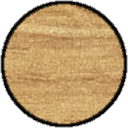
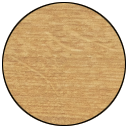
Revision of a layered 128 x 128 image; what changed, layer by layer:
painted on "Outline" over 0, 0, 128, 128
painted on "Piece" over 2, 2, 126, 126
